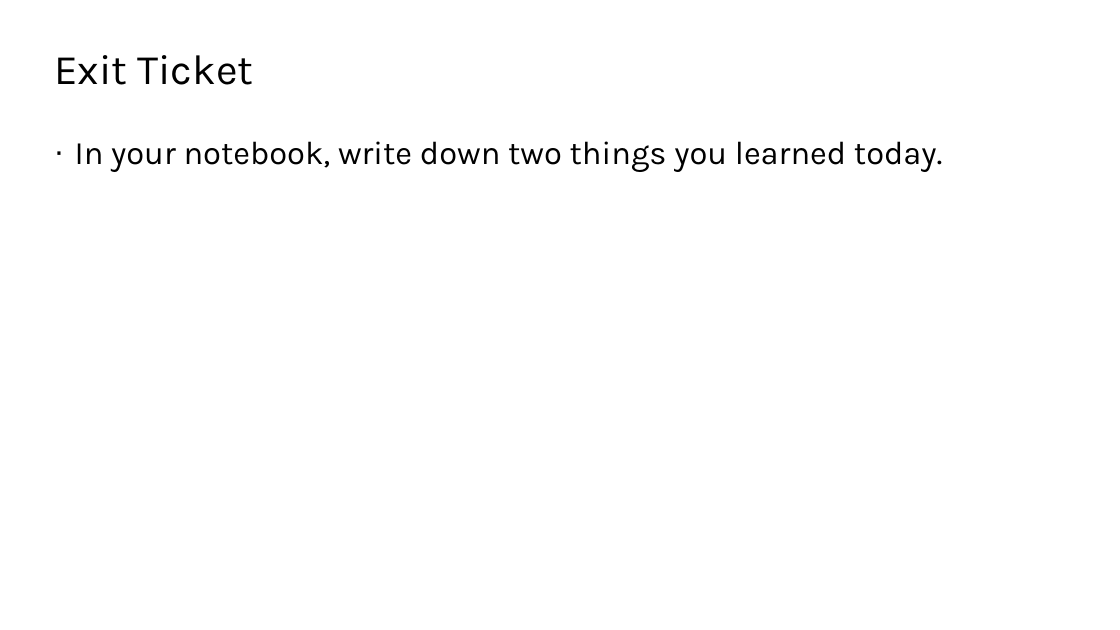
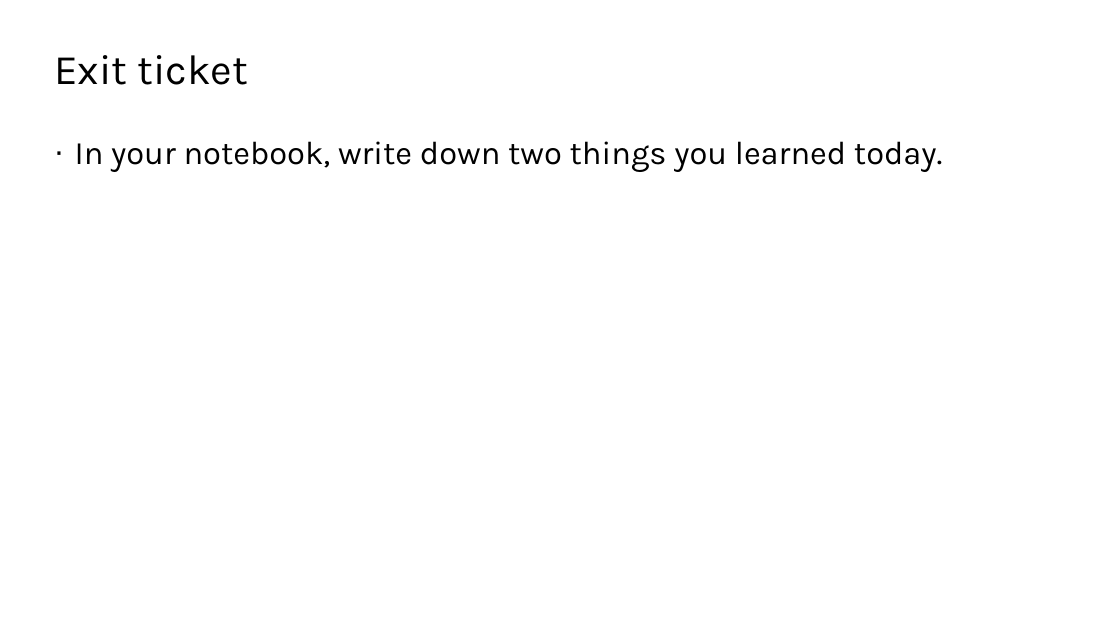
Before and after one commit to TEALSK12/2nd-semester-introduction-to-computer-science, a slide deck: slide 11 of units/2_unit/slidedecks/Intro Python 2.06 TEALS.pptx. Drawn at 1120x630 pixels with LibreOffice and Linux fonts; fonts in the diff are those of the drawing; background and template pictures are left out. Boxes give left, top, right and bottom in pixels: in the first picture for what was removed or moved away, otherwise in the second. Text is boxed around its words. In the diff, an @@ line names an element or a change of style, - is before the commit and + after.

```diff
--- a/units/2_unit/slidedecks/Intro Python 2.06 TEALS.pptx
+++ b/units/2_unit/slidedecks/Intro Python 2.06 TEALS.pptx
@@ title at (54, 55, 248, 85): text changed @@
-Exit Ticket
+Exit ticket
```
Also in this commit, not shown: 9 other slides changed.
